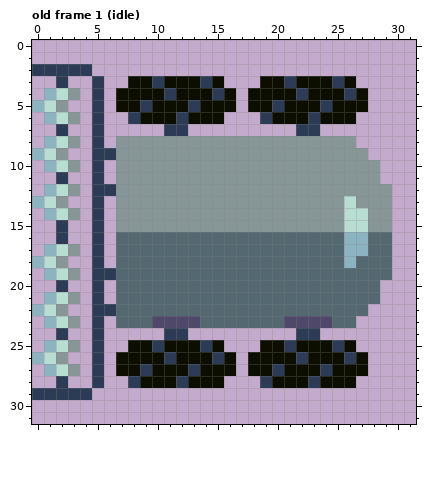
Two versions of one pixel-art file, aseprite/Truck.aseprite. Above, as it was before the edit.
32x32 pixels, 2 frames. Shown: old frame 1 (idle). The commit also changed other frames, which this record leaves out.
The same view after the edit:
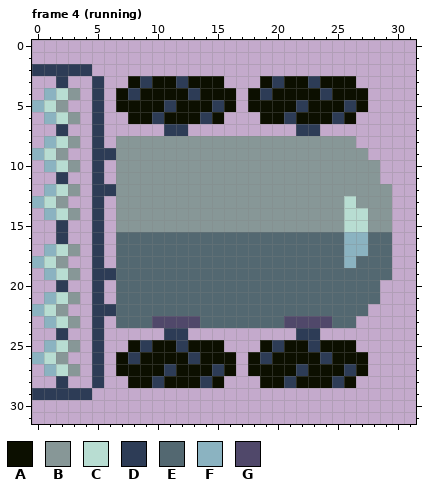
Palette (. is transparent): A #0c0f00  B #879797  C #b8ddd2  D #2d3c56  E #536871  F #8bb3c1  G #50486a
A new or re-ordered frame is compared with the old frame closest to it.
The exact change:
frames 2 -> 5
--- frame 4 (running) is new; against old frame 1 (idle), layer "tires"
@@ x 0..31 @@
  2 DDDDD...........................
- 3 ..D..D..AADAAADA...AADAAADA.....
- 4 .FCB.D.AAAADAAADA.AAAADAAADA....
- 5 FCB..D.AADAAADAAA.AADAAADAAA....
- 6 .FCB.D..DAAADAAA...DAAADAAA.....
+ 3 ..D..D..ADAADAAA...ADAADAAA.....
+ 4 .FCB.D.ADAAAADAAA.ADAAAADAAA....
+ 5 FCB..D.AAAADAAADA.AAAADAAADA....
+ 6 .FCB.D..AADAAADA...AADAAADA.....
  7 ..D..D.....DD.........DD........
@@ x 0..31 @@
 24 ..D..D.....DD.........DD........
-25 .FCB.D..AADAAADA...AADAAADA.....
-26 FCB..D.AAAADAAADA.AAAADAAADA....
-27 .FCB.D.AADAAADAAA.AADAAADAAA....
-28 ..D..D..DAAADAAA...DAAADAAA.....
+25 .FCB.D..ADAADAAA...ADAADAAA.....
+26 FCB..D.ADAAAADAAA.ADAAAADAAA....
+27 .FCB.D.AAAADAAADA.AAAADAAADA....
+28 ..D..D..AADAAADA...AADAAADA.....
 29 DDDDD...........................
Boxes around the changes in both pictures, in picture pixels (x1, y1, x2, y2):
changed: (128, 76, 356, 124)
changed: (128, 340, 356, 388)
